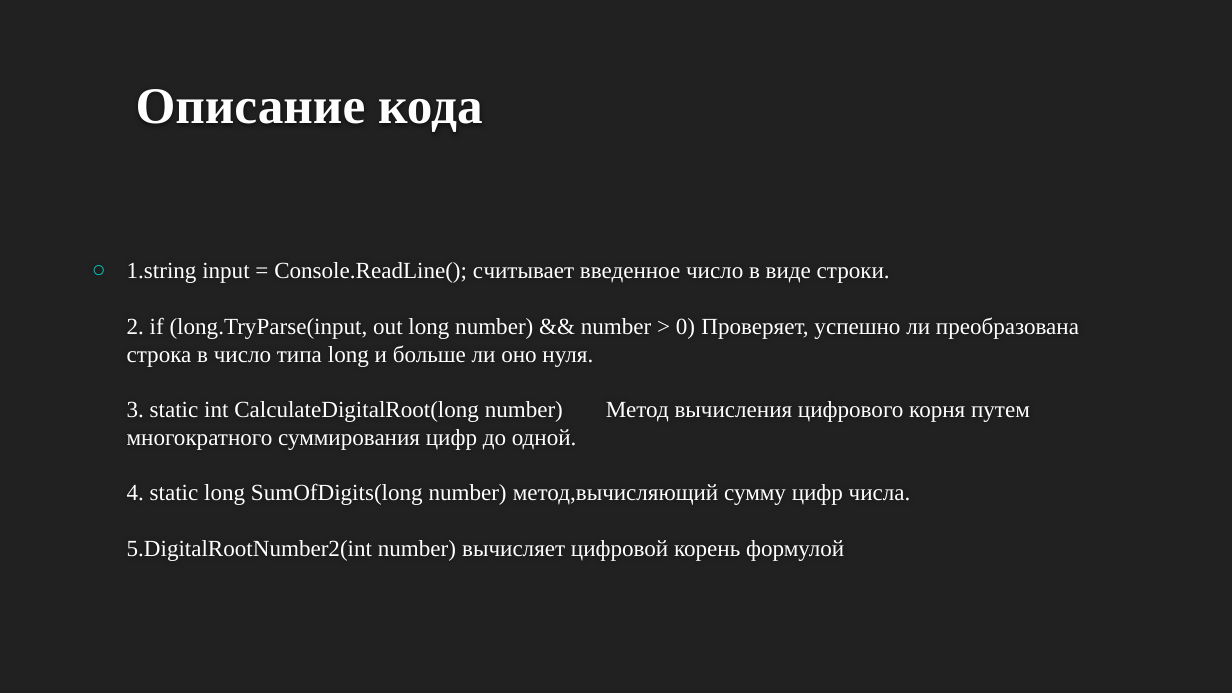
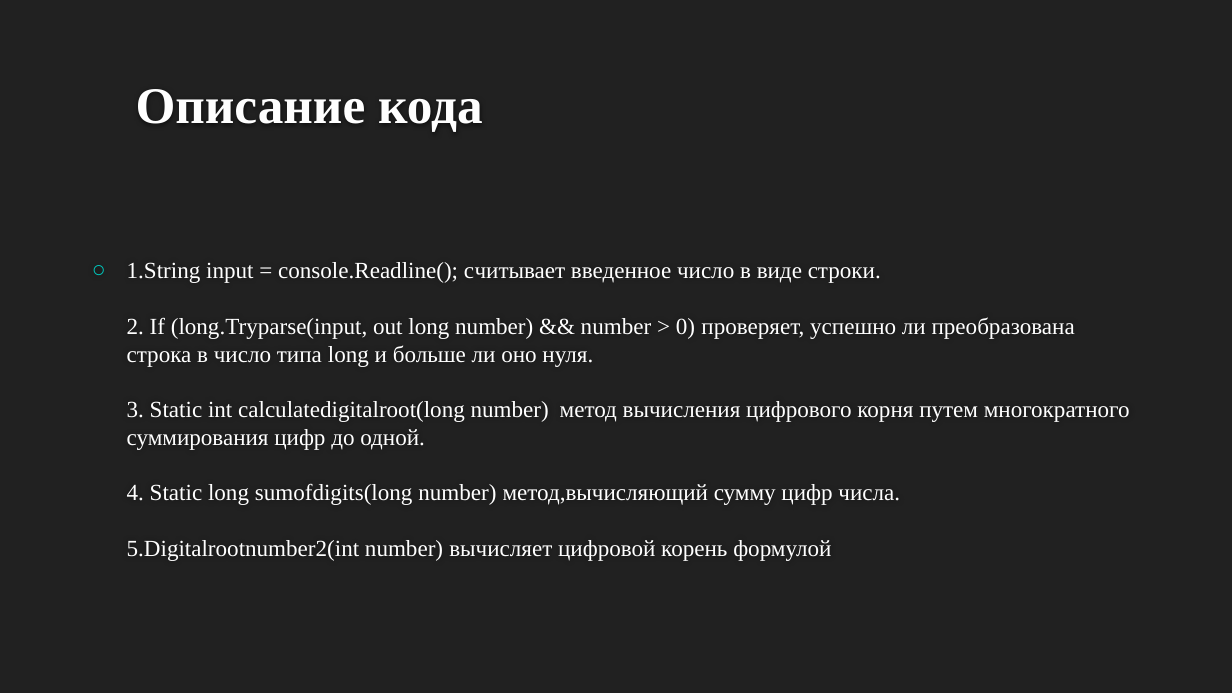
Before and after one commit to muxazzXJohny/DigitalRoot, a slide deck: slide 8 of Индивидуальный проект.pptx (slide 7 before the commit). Drawn at 1232x693 pixels with LibreOffice and Linux fonts; fonts in the diff are those of the drawing; background and template pictures are left out. Boxes give left, top, right and bottom in pixels: in the first picture for what was removed or moved away, otherwise in the second. Text is boxed around its words. In the diff, an @@ line names an element or a change of style, - is before the commit and + after.

```diff
--- a/Индивидуальный проект.pptx
+++ b/Индивидуальный проект.pptx
@@ text at <box>127,262,1130,561</box>: text changed @@
-○ 1.string input = Console.ReadLine(); cчитывает введенное число в виде строки.
-  2. if (long.TryParse(input, out long number) && number > 0) Проверяет, успешно ли преобразована строка в число типа long и больше ли оно нуля.
-  3. static int CalculateDigitalRoot(long number) Метод вычисления цифрового корня путем многократного суммирования цифр до одной.
-  4. static long SumOfDigits(long number) метод,вычисляющий сумму цифр числа.
-  5.DigitalRootNumber2(int number) вычисляет цифровой корень формулой
+○ 1.String input = console.Readline(); cчитывает введенное число в виде строки.
+  2. If (long.Tryparse(input, out long number) && number > 0) проверяет, успешно ли преобразована строка в число типа long и больше ли оно нуля.
+  3. Static int calculatedigitalroot(long number) метод вычисления цифрового корня путем многократного суммирования цифр до одной.
+  4. Static long sumofdigits(long number) метод,вычисляющий сумму цифр числа.
+  5.Digitalrootnumber2(int number) вычисляет цифровой корень формулой
```
Also in this commit, not shown: 2 other slides changed, 1 slide added.
